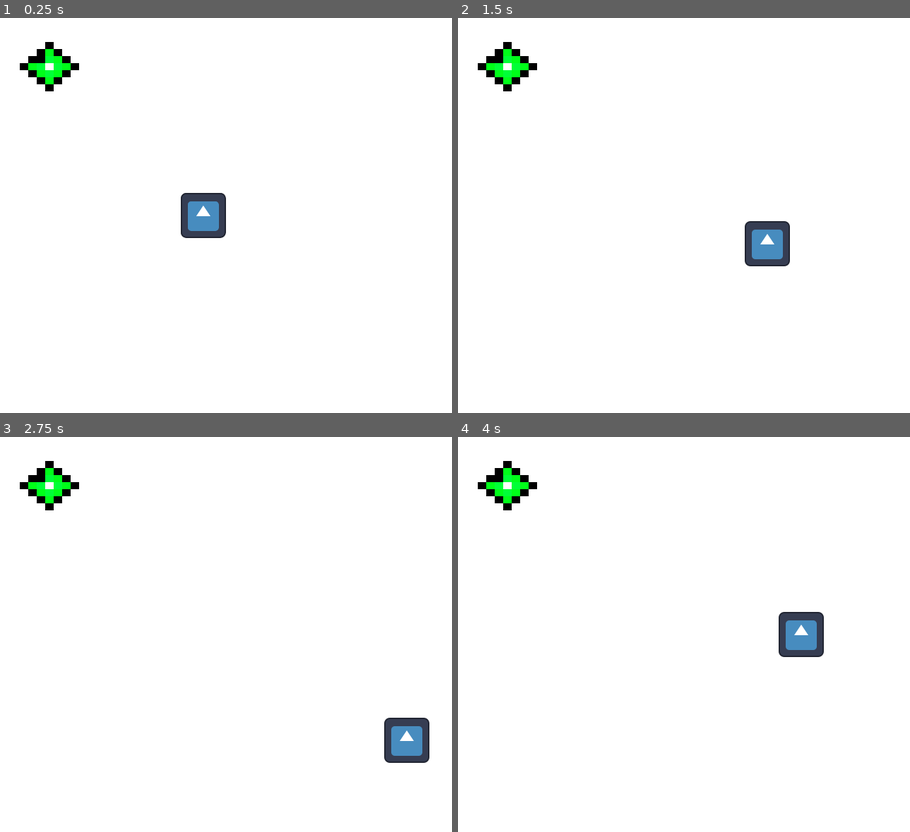
Above: before the commit, frames 1-4 (two rows, left to right).
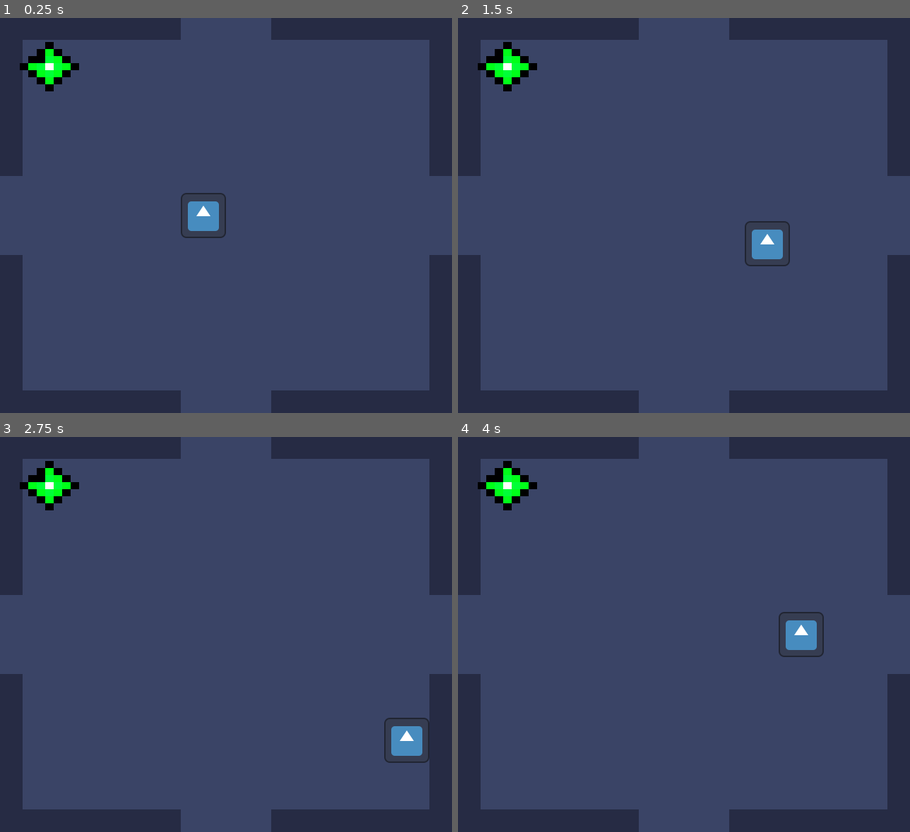
Above: after the commit, the same moments.

Repository: totally-real-penguin/godot-gone-wild-69
Game: Godot game, scene res://floors/level.tscn
Two runs of this game, one before a commit and one after it. Both use one fixed random seed, a clock stepped at 60 frames per second and the inputs below. The project has no main scene, so this scene is started directly. The engine's default icon, where the game draws it, is replaced by a stand-in: a white triangle on a blue panel in a dark square.
Inputs:
- Up to frame 1 (0.25 s): no input
- Up to frame 2 (1.5 s): tap Enter at 0.5 s; hold Right (ui_right) 0.53-1.28 s; hold Down (ui_down) from 1.28 s (still down)
- Up to frame 3 (2.75 s): release Down (ui_down) at 2.03 s; hold Right (ui_right) from 2.03 s (still down)
- Up to frame 4 (4 s): release Right (ui_right) at 2.78 s; hold Up (ui_up) 2.78-3.53 s; hold Left (ui_left) from 3.53 s (still down)

The runs differ from the first frame. In frame 1, 98% of the frame differs, in the area x 0-100%, y 0-100%; in frame 2, 98%; in frame 3, 98%; in frame 4, 98%.

Commit message:
changed a bit

Diff:
--- a/floors/level.tscn
+++ b/floors/level.tscn
@@ -3,8 +3,8 @@
 [ext_resource type="Script" path="res://floors/level.gd" id="1_wstjj"]
 [ext_resource type="PackedScene" uid="uid://l7iqckuwewwv" path="res://tiles/room/room.tscn" id="2_eklpx"]
 [ext_resource type="PackedScene" uid="uid://36ern3emwmal" path="res://tiles/empty/empty.tscn" id="3_cx81l"]
+[ext_resource type="Script" path="res://gui/minimap/minimap.gd" id="4_1v8vg"]
 [ext_resource type="PackedScene" uid="uid://baqw5tkodyqbw" path="res://characters/playable/character.tscn" id="5_5c8cg"]
-[ext_resource type="PackedScene" uid="uid://br6bpi3a4puuf" path="res://gui/minimap/minimap.tscn" id="5_7mff4"]
 
 [node name="level" type="Node2D"]
 script = ExtResource("1_wstjj")
@@ -14,12 +14,14 @@
 [node name="camera" type="Camera2D" parent="."]
 position = Vector2(2, 2)
 anchor_mode = 0
-position_smoothing_enabled = true
 position_smoothing_speed = 10.0
 
-[node name="minimap" parent="camera" instance=ExtResource("5_7mff4")]
+[node name="minimap" type="Node2D" parent="camera"]
+z_index = 3
+script = ExtResource("4_1v8vg")
 
 [node name="tile(0, 0)" parent="." instance=ExtResource("2_eklpx")]
 
 [node name="character" parent="." instance=ExtResource("5_5c8cg")]
+unique_name_in_owner = true
 position = Vector2(288, 280)
--- a/project.godot
+++ b/project.godot
@@ -12,7 +12,7 @@
 
 config/name="space-roguelike"
 run/main_scene="res://scenes/level.tscn"
-config/features=PackedStringArray("4.2", "Forward Plus")
+config/features=PackedStringArray("4.3", "Forward Plus")
 config/icon="res://icon.svg"
 
 [autoload]
@@ -33,21 +33,21 @@
 
 gen_5={
 "deadzone": 0.5,
-"events": [Object(InputEventKey,"resource_local_to_scene":fa …(174 unchanged characters)… ode":4194309,"key_label":0,"unicode":0,"echo":false,"script":null)
+"events": [Object(InputEventKey,"resource_local_to_scene":fa …(174 unchanged characters)… ode":4194309,"key_label":0,"unicode":0,"location":0,"echo":false,"script":null)
 ]
 }
 gen_10={
 "deadzone": 0.5,
-"events": [Object(InputEventKey,"resource_local_to_scene":fa …(174 unchanged characters)… ode":4194309,"key_label":0,"unicode":0,"echo":false,"script":null)
+"events": [Object(InputEventKey,"resource_local_to_scene":fa …(174 unchanged characters)… ode":4194309,"key_label":0,"unicode":0,"location":0,"echo":false,"script":null)
 ]
 }
 check={
 "deadzone": 0.5,
-"events": [Object(InputEventKey,"resource_local_to_scene":fa …(171 unchanged characters)… keycode":32,"key_label":0,"unicode":32,"echo":false,"script":null)
+"events": [Object(InputEventKey,"resource_local_to_scene":fa …(171 unchanged characters)… keycode":32,"key_label":0,"unicode":32,"location":0,"echo":false,"script":null)
 ]
 }
 gen_1={
 "deadzone": 0.5,
-"events": [Object(InputEventKey,"resource_local_to_scene":fa …(175 unchanged characters)… ode":4194309,"key_label":0,"unicode":0,"echo":false,"script":null)
+"events": [Object(InputEventKey,"resource_local_to_scene":fa …(175 unchanged characters)… ode":4194309,"key_label":0,"unicode":0,"location":0,"echo":false,"script":null)
 ]
 }
--- a/tiles/room/room.gd
+++ b/tiles/room/room.gd
@@ -9,26 +9,22 @@
 	null, #down
 	null] #left
 
-func set_color():
-	if distance != 0:
-		if distance >= 20:
-			$bg_color.color = Color.from_hsv(0.0,1.0,1.0)
-		else:
-			color = ((140.0 - (7 * distance)) / 360.0)
-			$bg_color.color = Color.from_hsv(color,1.0,1.0)
-
 func open_doors():
 	for i in range(0,4):
 		if neighbours[i] != null:
 			if neighbours[i].is_in_group("room"):
 				if i == 0:
 					$door_up/collision.set_deferred("disabled", true)
+					$door_up/door_sprite.visible = false
 				if i == 1:
 					$door_right/collision.set_deferred("disabled", true)
+					$door_right/door_sprite.visible = false
 				if i == 2:
 					$door_down/collision.set_deferred("disabled",true)
+					$door_down/door_sprite.visible = false
 				if i == 3:
 					$door_left/collision.set_deferred("disabled",true)
+					$door_left/door_sprite.visible = false
 
 
 func _on_room_area_body_entered(body):
--- a/tiles/room/room.tscn
+++ b/tiles/room/room.tscn
@@ -1,6 +1,9 @@
-[gd_scene load_steps=12 format=3 uid="uid://l7iqckuwewwv"]
+[gd_scene load_steps=15 format=3 uid="uid://l7iqckuwewwv"]
 
 [ext_resource type="Script" path="res://tiles/room/room.gd" id="1_o0wdy"]
+[ext_resource type="Texture2D" uid="uid://csqbkiafnog8k" path="res://tiles/room/background.png" id="2_vh4w7"]
+[ext_resource type="Texture2D" uid="uid://bqy4nkwpxfwov" path="res://tiles/room/door_1.png" id="3_7p0pq"]
+[ext_resource type="Texture2D" uid="uid://d4fw6evlmftkp" path="res://tiles/room/door_2.png" id="4_17ux4"]
 
 [sub_resource type="RectangleShape2D" id="RectangleShape2D_mr0w6"]
 size = Vector2(224, 32)
@@ -35,14 +38,9 @@
 [node name="room" type="Node2D" groups=["room"]]
 script = ExtResource("1_o0wdy")
 
-[node name="bg_color" type="ColorRect" parent="."]
-anchors_preset = 15
-anchor_right = 1.0
-anchor_bottom = 1.0
-offset_right = 640.0
-offset_bottom = 560.0
-grow_horizontal = 2
-grow_vertical = 2
+[node name="bg_color" type="Sprite2D" parent="."]
+texture = ExtResource("2_vh4w7")
+centered = false
 
 [node name="walls" type="StaticBody2D" parent="."]
 
@@ -84,11 +82,17 @@
 [node name="collision" type="CollisionShape2D" parent="door_up"]
 shape = SubResource("RectangleShape2D_mn652")
 
+[node name="door_sprite" type="Sprite2D" parent="door_up"]
+texture = ExtResource("3_7p0pq")
+
 [node name="door_down" type="StaticBody2D" parent="."]
 position = Vector2(320, 544)
 
 [node name="collision" type="CollisionShape2D" parent="door_down"]
 shape = SubResource("RectangleShape2D_mn652")
+
+[node name="door_sprite" type="Sprite2D" parent="door_down"]
+texture = ExtResource("3_7p0pq")
 
 [node name="door_right" type="StaticBody2D" parent="."]
 position = Vector2(624, 279)
@@ -97,11 +101,19 @@
 position = Vector2(0, 1)
 shape = SubResource("RectangleShape2D_lkr7v")
 
+[node name="door_sprite" type="Sprite2D" parent="door_right"]
+position = Vector2(0, 1)
+texture = ExtResource("4_17ux4")
+
 [node name="door_left" type="StaticBody2D" parent="."]
 
 [node name="collision" type="CollisionShape2D" parent="door_left"]
 position = Vector2(16, 280)
 shape = SubResource("RectangleShape2D_hcfm1")
+
+[node name="door_sprite" type="Sprite2D" parent="door_left"]
+position = Vector2(16, 280)
+texture = ExtResource("4_17ux4")
 
 [node name="room_area" type="Area2D" parent="."]
 position = Vector2(320, 280)
Not shown, changed: Axolotl.ttf.import
Binary file added: tiles/room/background.png
Not shown, added: tiles/room/background.png.import
Binary file added: tiles/room/door_1.png
Not shown, added: tiles/room/door_1.png.import
Binary file added: tiles/room/door_2.png
Not shown, added: tiles/room/door_2.png.import
